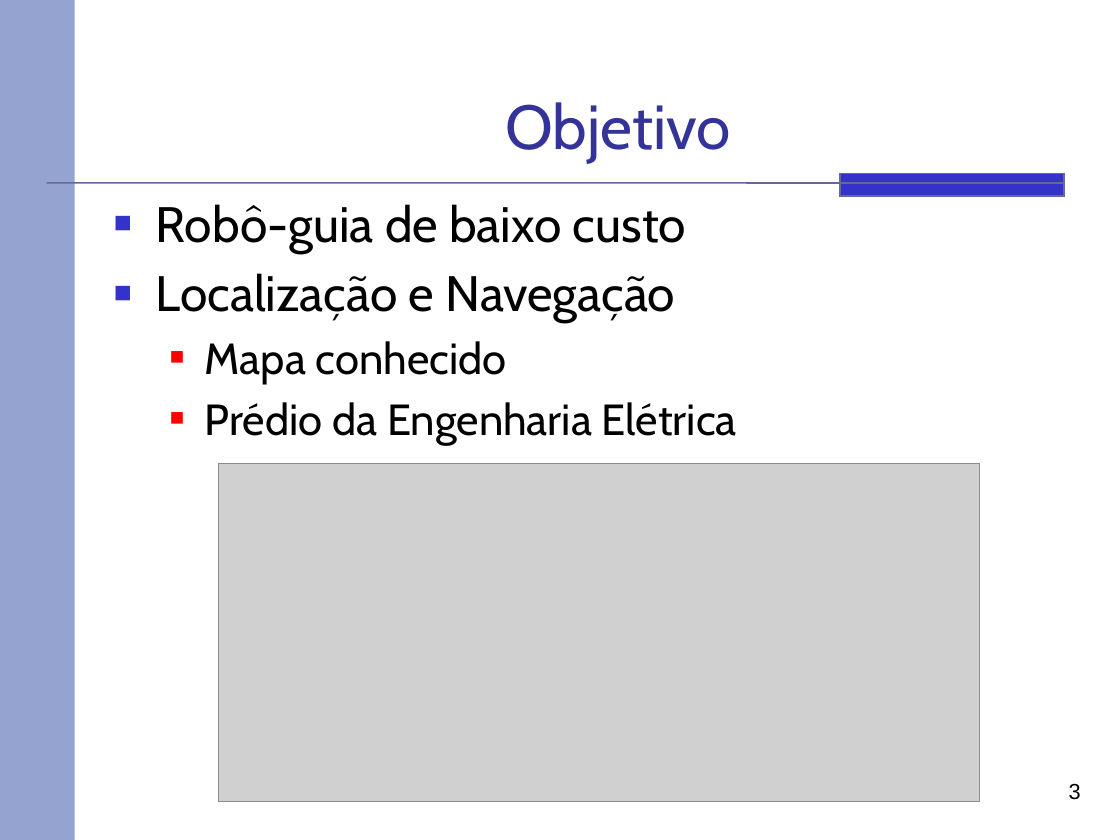
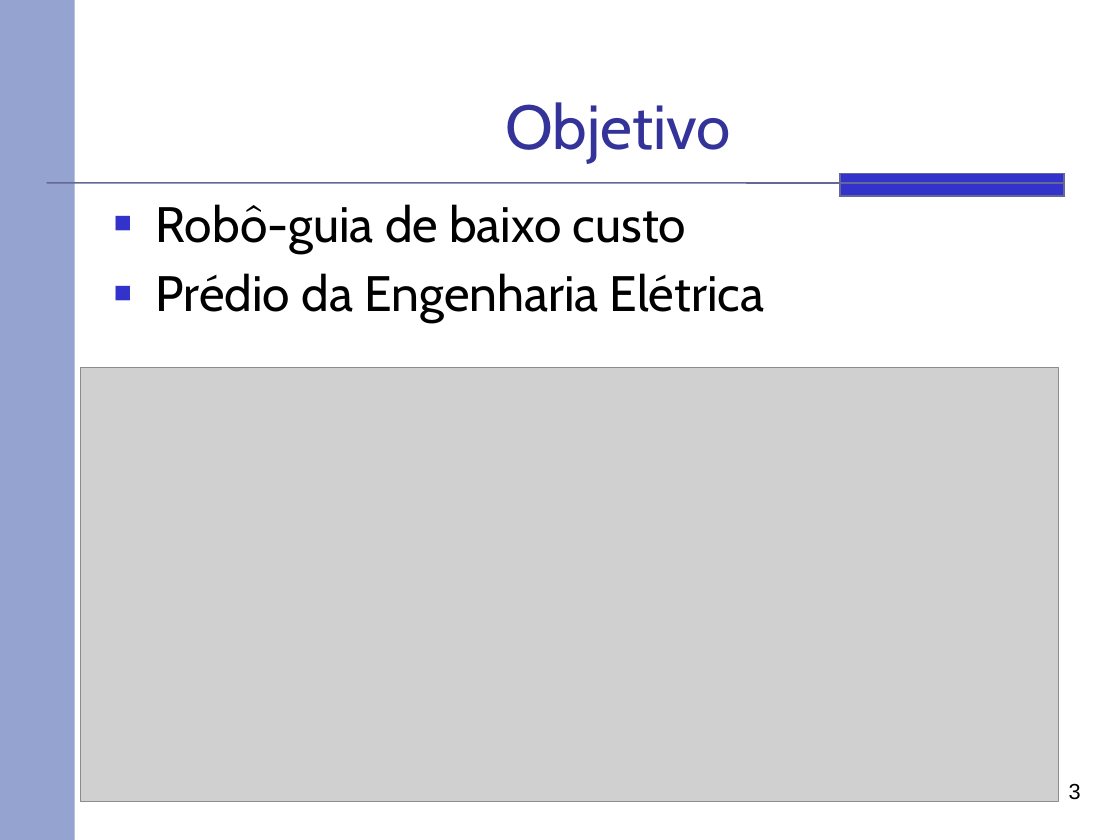
Before and after one commit to rafaelhdr/tccsauron, a slide deck: slide 3 of docs/Apresentação.pptx. Drawn at 1120x840 pixels with LibreOffice and Linux fonts; fonts in the diff are those of the drawing; grey boxes stand for pictures. Boxes give left, top, right and bottom in pixels: in the first picture for what was removed or moved away, otherwise in the second. Text is boxed around its words. In the diff, an @@ line names an element or a change of style, - is before the commit and + after.

```diff
--- a/docs/Apresentação.pptx
+++ b/docs/Apresentação.pptx
@@ text at bbox=[156, 273, 676, 384]: paragraphs removed @@
-■ Localização e Navegação
-  ■ Mapa conhecido
@@ text at bbox=[156, 273, 764, 322]: size 28 to 32 pt in "Prédio da Engenharia Elétrica"; list level 2 to 1 in "Prédio da Engenharia Elétrica"; bullet colour #FF0000 to #3333CC @@
@@ picture: place and size @@
-picture at bbox=[218, 464, 980, 802]
+picture at bbox=[81, 367, 1058, 802]
```
Also in this commit, not shown: 13 other slides changed, 1 slide added, 6 slides removed.
